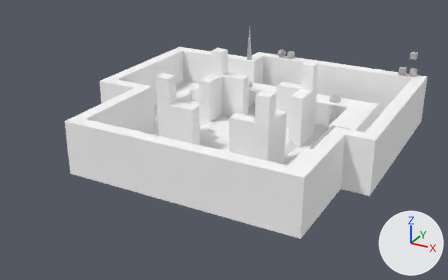
A saved change to the FBX model Content/scenes/q3t5.fbx.
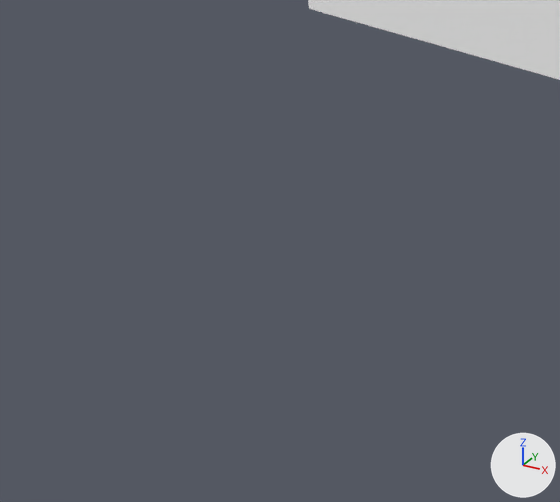
There are two pictures of each version: one whole from a 50 mm camera at (0.42, -0.805, 0.397) aimed at (0.025, -0.088, 0.038), one close up on the part from 1% to 28% of the width and 61% to 100% of the height. The lights are fixed; the arrows at lower right show +X, +Y and +Z. Where no turn or scale is listed for an object, it has been applied to the vertices.

In view in the first close-up: 'theFailure:pPlane1'.
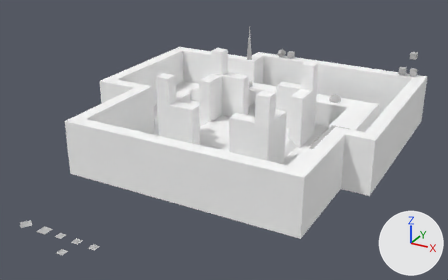
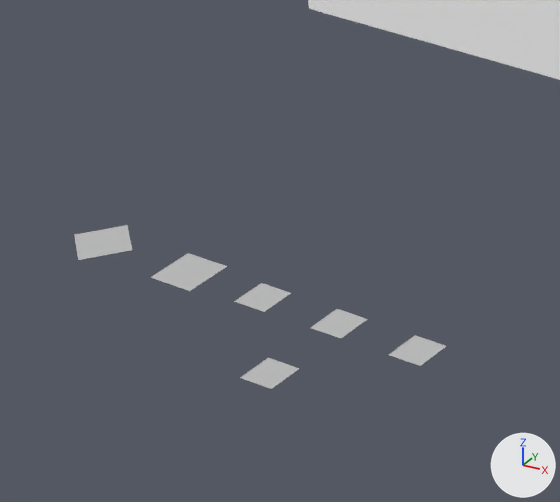
What differs and where, as boxes (x1, y1, x2, y2) in the close-ups (560 x 502 px):
'pPlane5', added
    after: (151, 253, 227, 291)
'pPlane6', added
    after: (74, 225, 132, 260)
'pPlane4', added
    after: (240, 358, 299, 389)
'pPlane1', added
    after: (389, 335, 446, 366)
'pPlane2', added
    after: (311, 309, 367, 338)
'pPlane3', added
    after: (234, 283, 291, 312)

The change, as a list of edits to the scene's bpy script:
```text
Add me_mesh_021:
    me_mesh_021.from_pydata([(-0.005, -0.005, 0.0), (0.005, -0.005, 0.0), (-0.005, 0.005, 0.0), (0.005, 0.005, 0.0)], [], [(0, 1, 3, 2)])
    me_mesh_021.materials.append(mat_phong1)  # grey #bcbcbc
Add me_mesh_026:
    me_mesh_026.from_pydata([(0.0008, -0.0095, 0.0), (0.0095, 0.0008, 0.0), (-0.0095, -0.0008, 0.0), (-0.0008, 0.0095, 0.0)], [], [(0, 1, 3, 2)])
    me_mesh_026.materials.append(mat_phong1)  # grey #bcbcbc
Add me_mesh_025:
    me_mesh_025.from_pydata([(-0.00677, -0.00677, 0.0), (0.00677, -0.00677, 0.0), (-0.00677, 0.00677, 0.0), (0.00677, 0.00677, 0.0)], [], [(0, 1, 3, 2)])
    me_mesh_025.materials.append(mat_phong1)  # grey #bcbcbc
Add ob_pplane1:
    ob_pplane1 = bpy.data.objects.new('pPlane1', me_mesh_021)
    ob_pplane1.location = (0.0, -0.35, 0.0)
Add ob_pplane2:
    ob_pplane2 = bpy.data.objects.new('pPlane2', me_mesh_021.copy())
    ob_pplane2.location = (-0.025, -0.35, 0.0)
Add ob_pplane3:
    ob_pplane3 = bpy.data.objects.new('pPlane3', me_mesh_021.copy())
    ob_pplane3.location = (-0.05, -0.35, 0.0)
Add ob_pplane6:
    ob_pplane6 = bpy.data.objects.new('pPlane6', me_mesh_026)
    ob_pplane6.location = (-0.105, -0.35, 0.0)
Add ob_pplane5:
    ob_pplane5 = bpy.data.objects.new('pPlane5', me_mesh_025)
    ob_pplane5.location = (-0.075, -0.35, 0.0)
Add ob_pplane4:
    ob_pplane4 = bpy.data.objects.new('pPlane4', me_mesh_021.copy())
    ob_pplane4.location = (-0.025, -0.375, 0.0)
```
